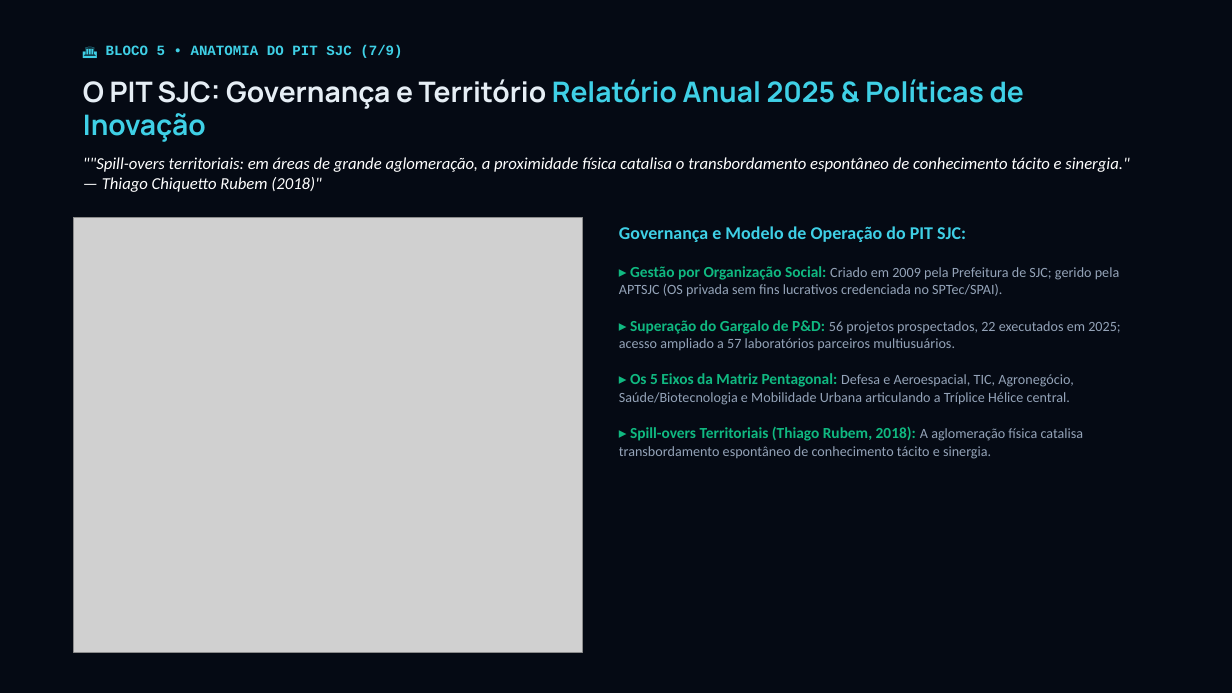
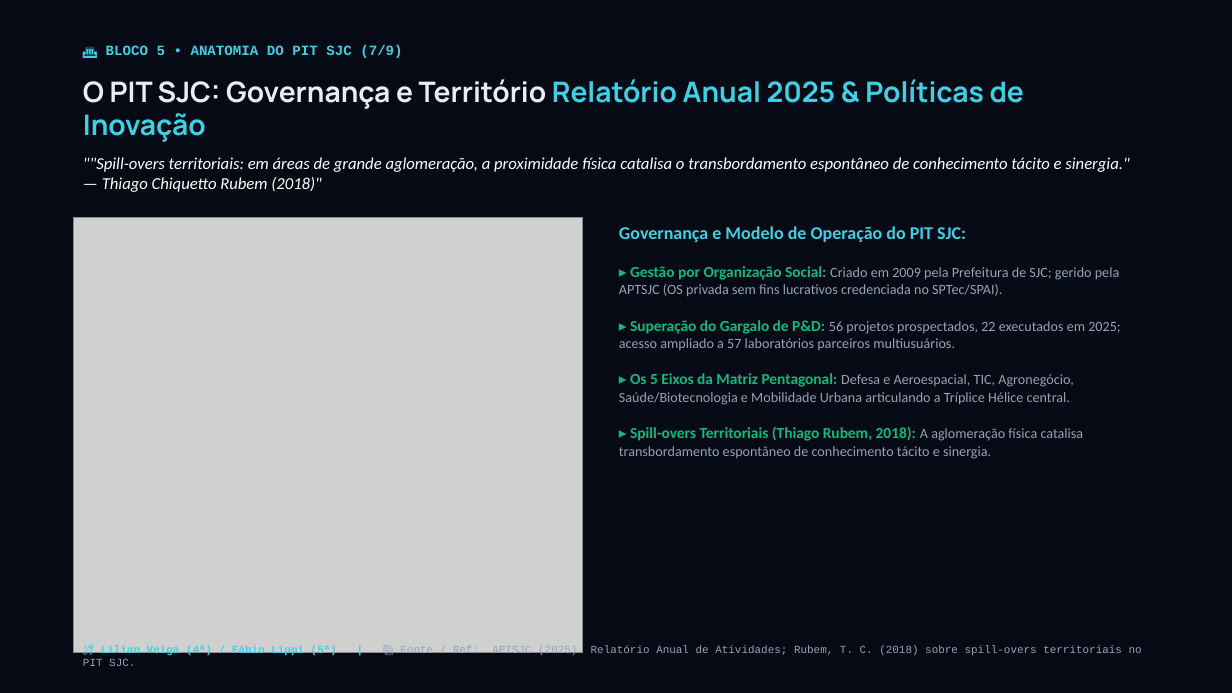
Before and after one commit to josuejofre/seminario-ecossistema-inovacao-pit, a slide deck: slide 30 of Seminario_5_Ecossistemas_Inovacao_Master.pptx. Drawn at 1232x693 pixels with LibreOffice and Linux fonts; fonts in the diff are those of the drawing; grey boxes stand for pictures. Boxes give left, top, right and bottom in pixels: in the first picture for what was removed or moved away, otherwise in the second. Text is boxed around its words. In the diff, an @@ line names an element or a change of style, - is before the commit and + after.

```diff
--- a/Seminario_5_Ecossistemas_Inovacao_Master.pptx
+++ b/Seminario_5_Ecossistemas_Inovacao_Master.pptx
@@ text added at <box>101,645,1142,656</box>, 8.5 pt, text #94A3B8 @@
+🎤 Lilian Veiga (4ª) / Fábio Lippi (5ª) | 📚 Fonte / Ref: APTSJC (2025). Relatório Anual de Atividades; Rubem, T. C. (2018) sobre spill-overs territoriais no PIT SJC.
```
Also in this commit, not shown: 42 other slides changed, 1 slide removed, 4 other files.
